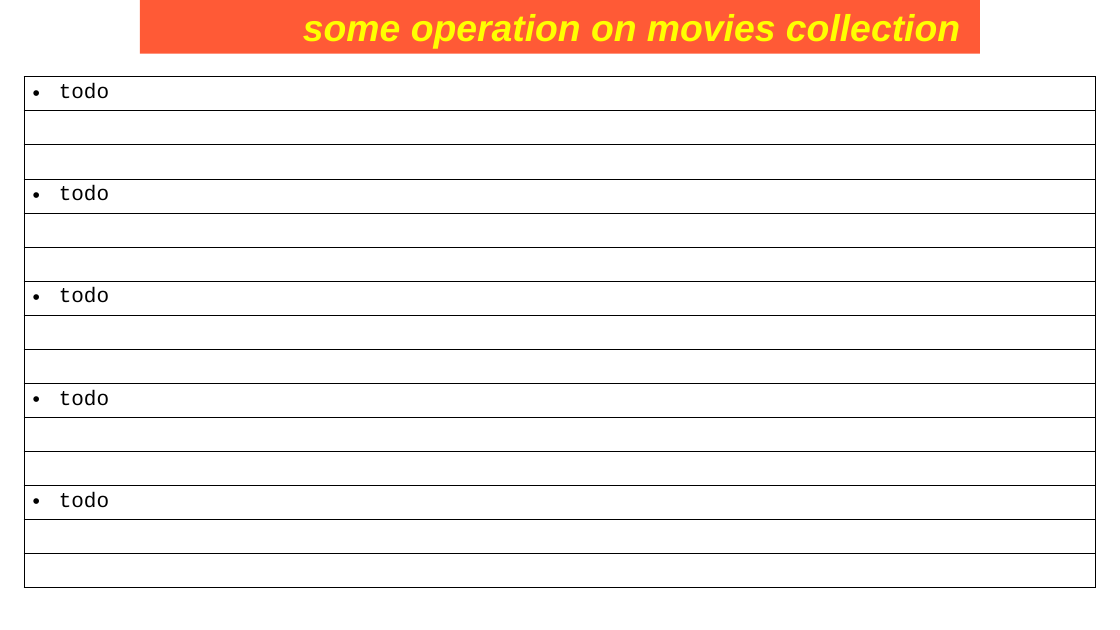
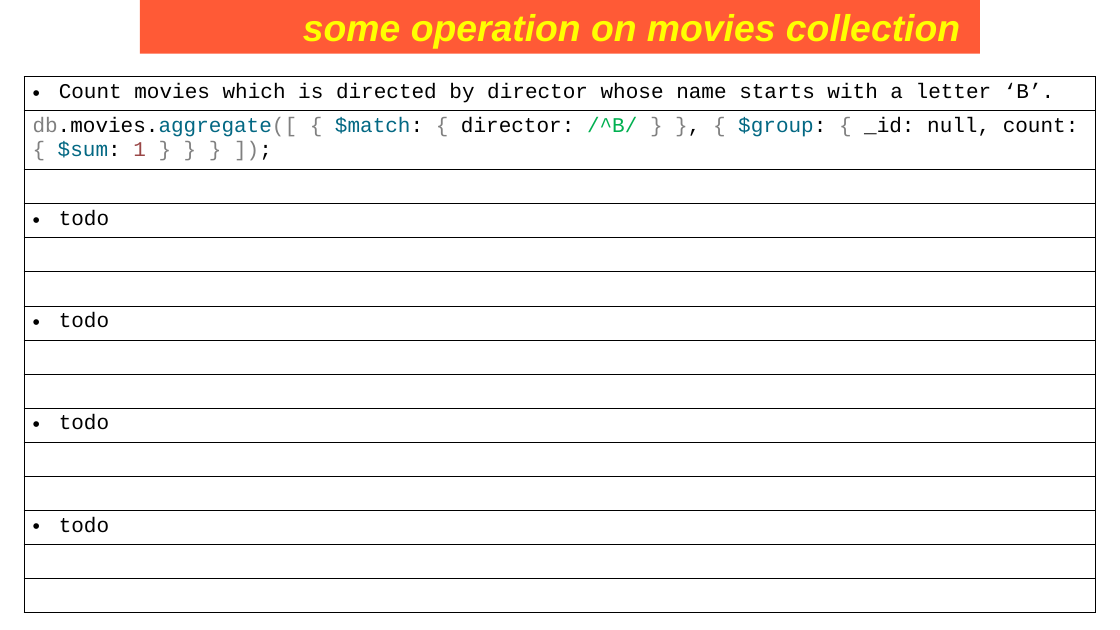
Before and after one commit to Saleel-Bagde/PPT-s, a slide deck: slide 222 of MongoDB PPT.pptx. Drawn at 1120x630 pixels with LibreOffice and Linux fonts; fonts in the diff are those of the drawing. Boxes give left, top, right and bottom in pixels: in the first picture for what was removed or moved away, otherwise in the second. Text is boxed around its words. In the diff, an @@ line names an element or a change of style, - is before the commit and + after.

```diff
--- a/MongoDB PPT.pptx
+++ b/MongoDB PPT.pptx
@@ table at <box>24,77,1096,613</box> @@
-row 1, column 1: todo
+row 1, column 1: Count movies which is directed by director whose name starts with a letter ‘B’.
-row 2, column 1: 
+row 2, column 1: db.movies.aggregate([ { $match: { director: /^B/ } }, { $group: { _id: null, count: { $sum: 1 } } } ]);
```
Also in this commit, not shown: 2 other slides changed.
